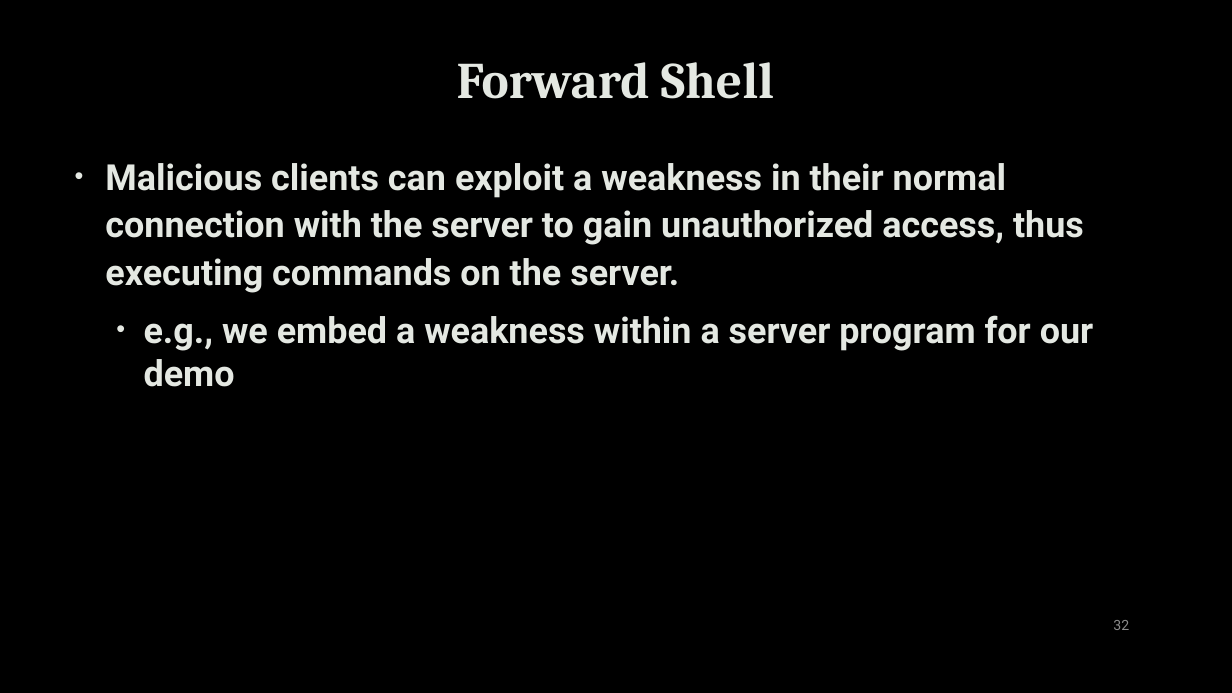
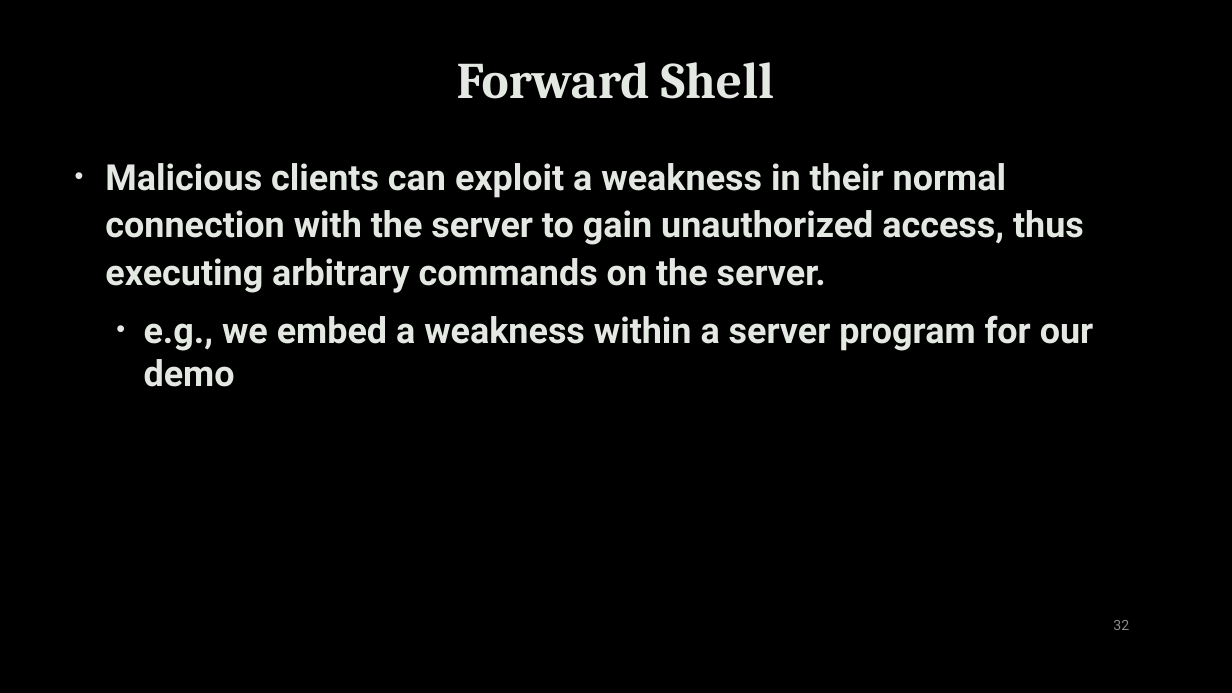
Before and after one commit to uwacyber/cits1003, a slide deck: slide 32 of cits1003-lecture_slides/CITS1003-3 NetworkAndComputers-exercises.pptx. Drawn at 1232x693 pixels with LibreOffice and Linux fonts; fonts in the diff are those of the drawing; background and template pictures are left out. Boxes give left, top, right and bottom in pixels: in the first picture for what was removed or moved away, otherwise in the second. Text is boxed around its words. In the diff, an @@ line names an element or a change of style, - is before the commit and + after.

```diff
--- a/cits1003-lecture_slides/CITS1003-3 NetworkAndComputers-exercises.pptx
+++ b/cits1003-lecture_slides/CITS1003-3 NetworkAndComputers-exercises.pptx
@@ text at (x1=105, y1=163, x2=1084, y2=293): text changed @@
-• Malicious clients can exploit a weakness in their normal connection with the server to gain unauthorized access, thus executing commands on the server.
+• Malicious clients can exploit a weakness in their normal connection with the server to gain unauthorized access, thus executing arbitrary commands on the server.
```
Also in this commit, not shown: 8 other slides changed.
